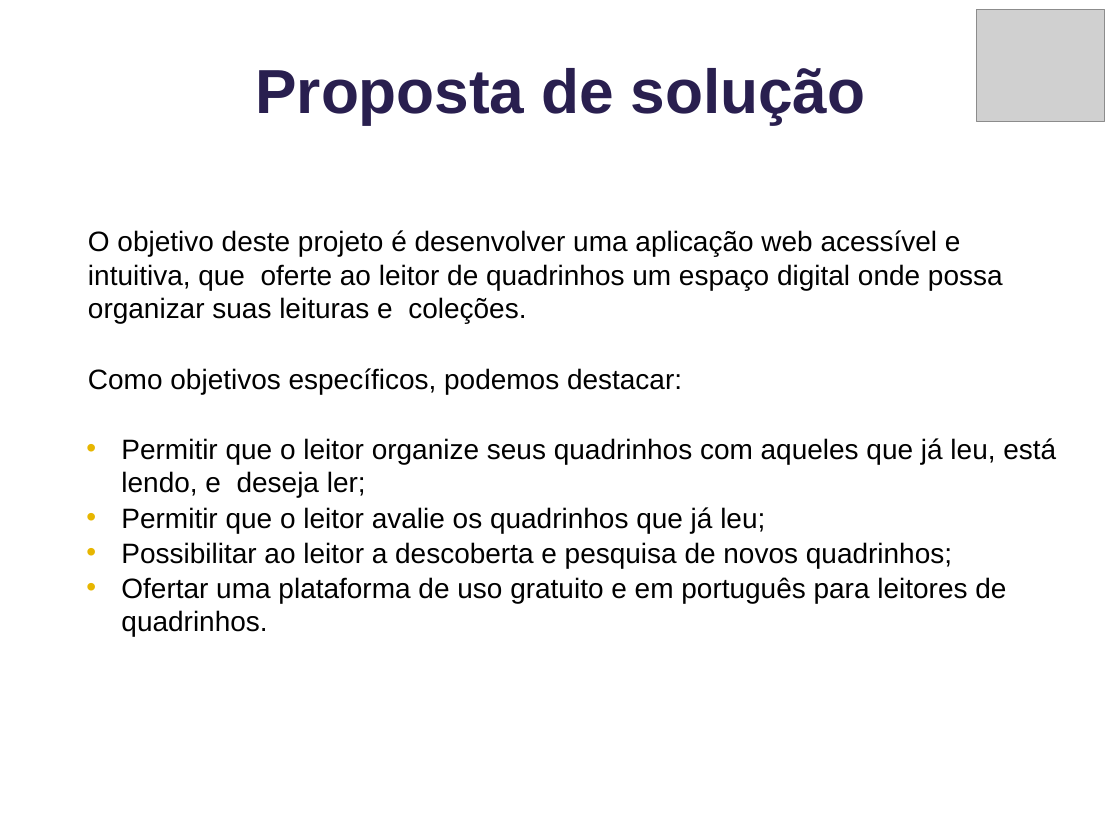
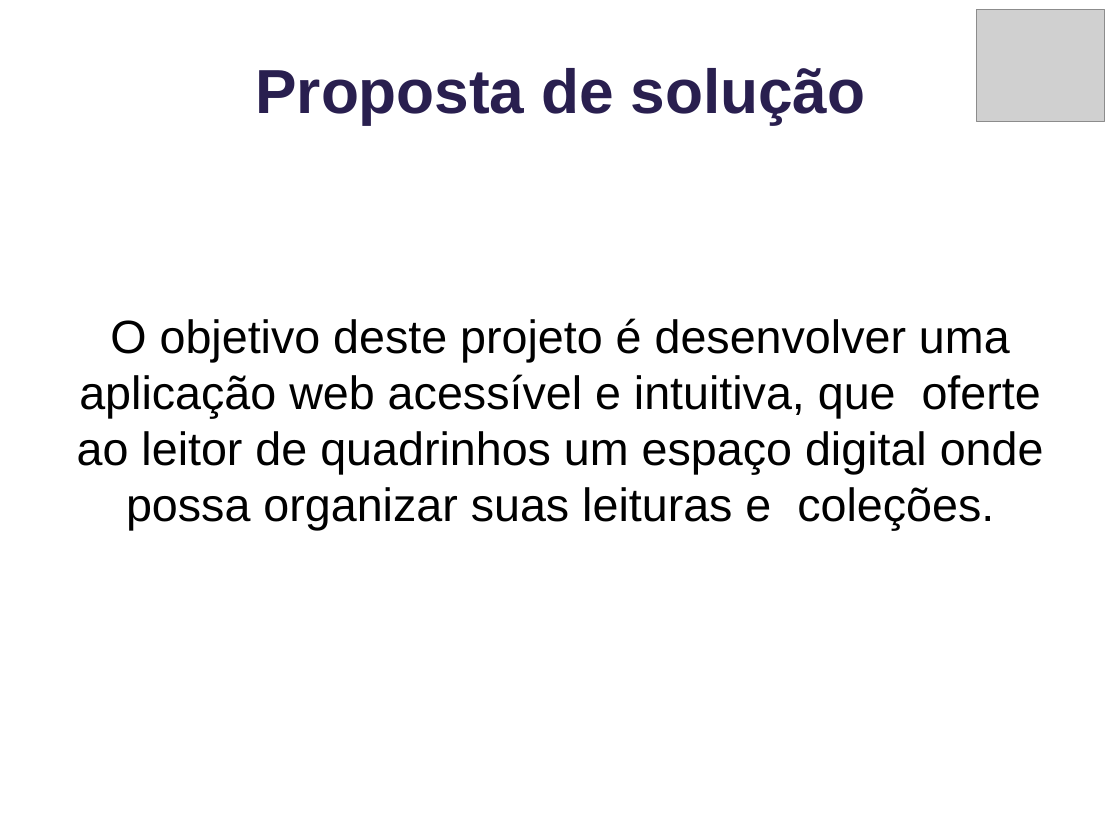
Before and after one commit to ICEI-PUC-Minas-PMV-ADS/pmv-ads-2023-2-e1-proj-web-t1-clube-do-quadrinho, a slide deck: slide 5 of apresentacao/Apresentação.pptx (slide 3 before the commit). Drawn at 1120x840 pixels with LibreOffice and Linux fonts; fonts in the diff are those of the drawing; grey boxes stand for pictures. Boxes give left, top, right and bottom in pixels: in the first picture for what was removed or moved away, otherwise in the second. Text is boxed around its words. In the diff, an @@ line names an element or a change of style, - is before the commit and + after.

```diff
--- a/apresentacao/Apresentação.pptx
+++ b/apresentacao/Apresentação.pptx
@@ text "O objetivo deste projeto é ..." moved from (x1=88, y1=230, x2=1056, y2=637) to (x1=77, y1=318, x2=1044, y2=531) @@
@@ text "O objetivo deste projeto é ..." at (x1=77, y1=318, x2=1044, y2=531): size 18 to 30 pt; alignment left to centre @@
@@ text at (x1=88, y1=368, x2=1056, y2=637): paragraphs removed @@
-Como objetivos específicos, podemos destacar:
-• Permitir que o leitor organize seus quadrinhos com aqueles que já leu, está lendo, e deseja ler;
-• Permitir que o leitor avalie os quadrinhos que já leu;
-• Possibilitar ao leitor a descoberta e pesquisa de novos quadrinhos;
-• Ofertar uma plataforma de uso gratuito e em português para leitores de quadrinhos.
```
Also in this commit, not shown: 2 other slides changed, 2 slides added, 1 other file.
